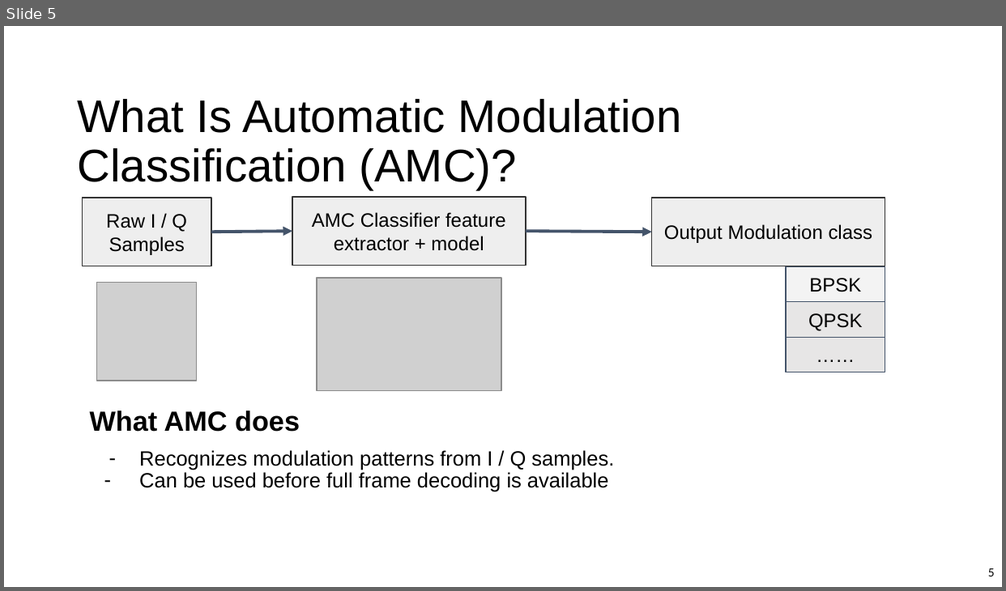
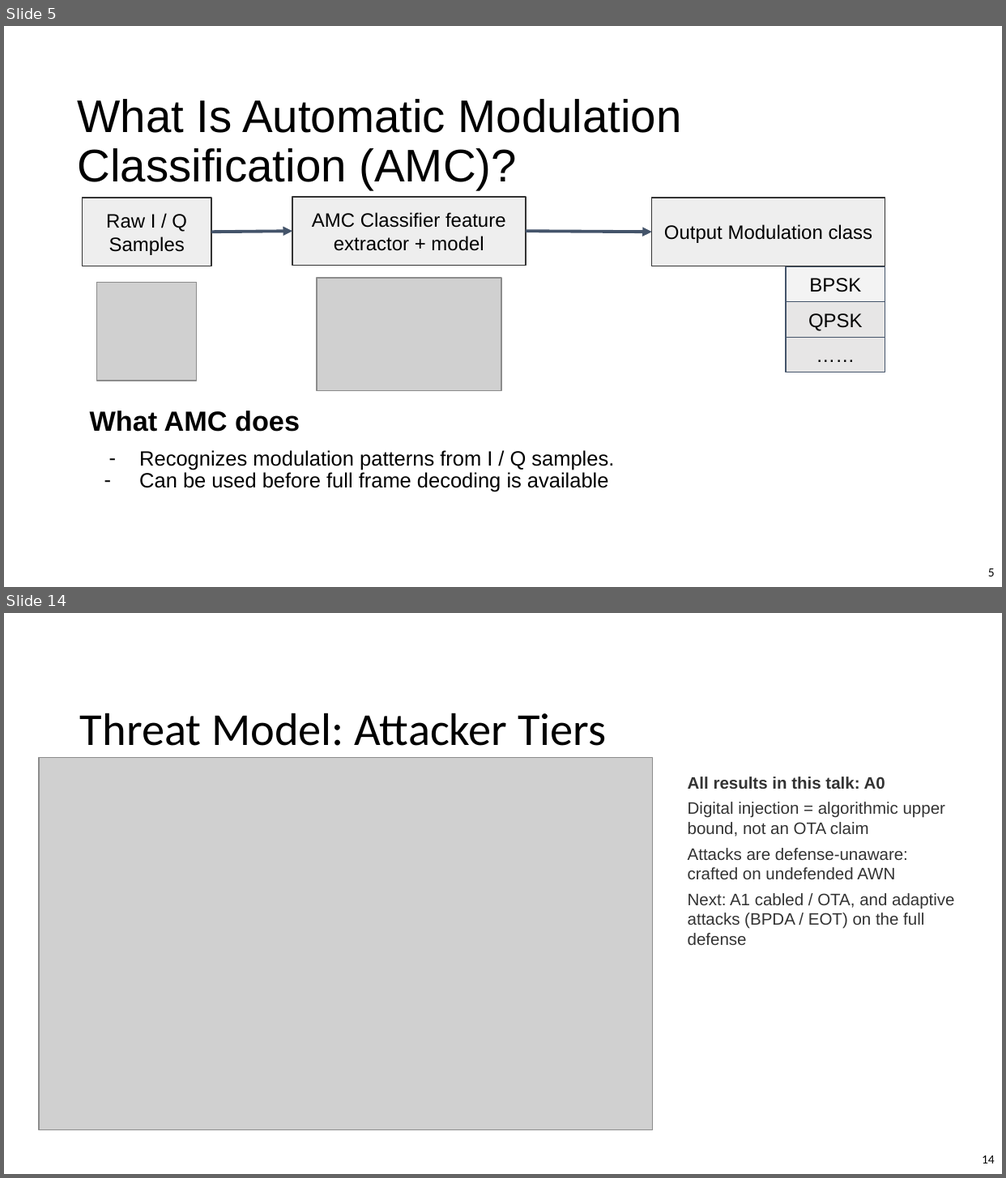
Before and after one commit to L-Lina/sdr-awn-spectrum-sensing-poc, a slide deck: paper_presentation_refined.pptx. Shown one above the other, each under a label of ours: slide 5 before the commit, slides 5 and 14 after it; the slides between them are not shown. The pictures are 1006x591 and 1006x1178 pixels, drawn with LibreOffice and Linux fonts; fonts in the diff are those of the drawing; grey boxes stand for pictures; background and template pictures are left out. Boxes give left, top, right and bottom in pixels: in the first picture for what was removed or moved away, otherwise in the second. Text is boxed around its words. In the diff, an @@ line names an element or a change of style, - is before the commit and + after.

```diff
--- a/paper_presentation_refined.pptx
+++ b/paper_presentation_refined.pptx
@@ slide 14 added at [4,613,1002,1174], background #FFFFFF @@
@@ title added at [80,713,606,746], 33 pt, text #000000 @@
+Threat Model: Attacker Tiers
@@ picture added at [39,758,653,1130] @@
@@ text added at [688,777,954,945], 12 pt, text #333333 @@
+All results in this talk: A0
+Digital injection = algorithmic upper bound, not an OTA claim
+Attacks are defense-unaware: crafted on undefended AWN
+Next: A1 cabled / OTA, and adaptive attacks (BPDA / EOT) on the full defense
@@ page number added at [982,1156,995,1164], 9 pt, text #000000 @@
+14
```
Also in this commit, not shown: 7 slides changed, 1 other slide added.
